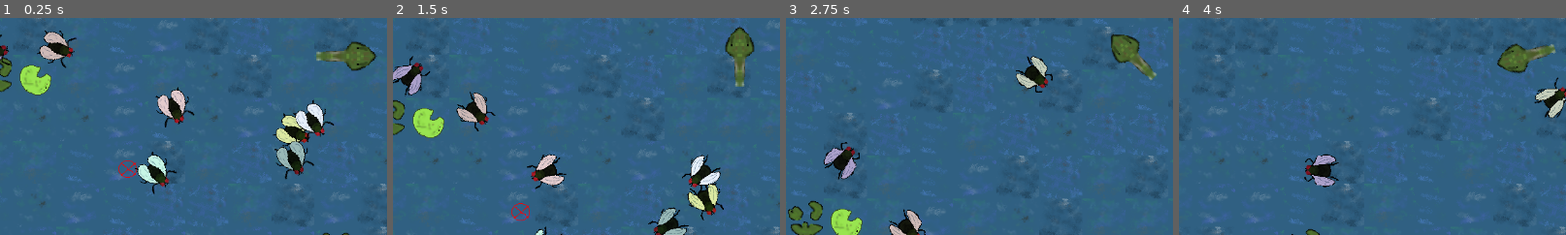
Above: before the commit, frames 1-4 (left to right).
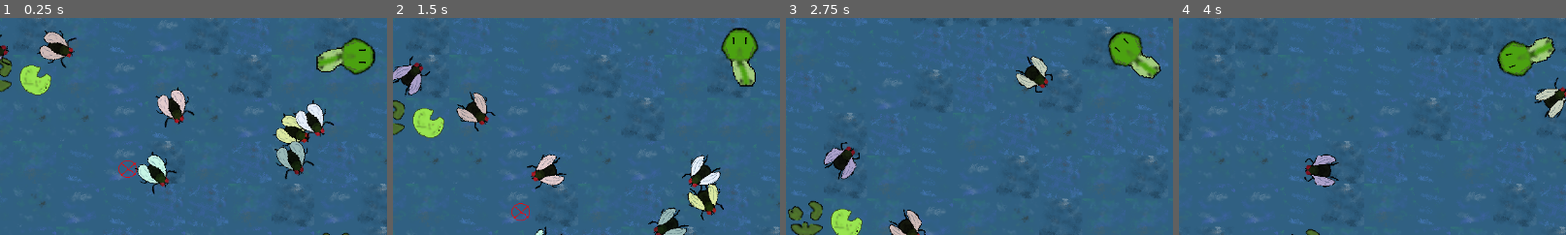
Above: after the commit, the same moments.

Repository: ibricchi/kikkerkoken
Game: Godot game, scene res://swamp.tscn
Same seed, same stepped clock (60 frames per second), same inputs: the game is played once before the commit and once after it.
Inputs:
- Up to frame 1 (0.25 s): no input
- Up to frame 2 (1.5 s): hold W (up) from 0.53 s (still down)
- Up to frame 3 (2.75 s): release W (up) at 2.03 s; hold A (left) from 2.03 s (still down)
- Up to frame 4 (4 s): release A (left) at 3.53 s; hold S (down) from 3.53 s (still down)
The pictures show only the part of the screen within x 5-55%, y 41-91%; the shares and areas given below are measured in that part.

The runs differ from the first frame. In frame 1, 1.8% of the frame differs, in the area x 81-98%, y 8-27%; in frame 2, 1.8%, in the area x 84-95%, y 3-32%; in frame 3, 1.7%; in frame 4, 1.7%.

Commit message:
new tadpole

Diff:
--- a/scenes/player.tscn
+++ b/scenes/player.tscn
@@ -1,22 +1,100 @@
-[gd_scene load_steps=4 format=3 uid="uid://0nit1ug74kh2"]
+[gd_scene load_steps=12 format=3 uid="uid://0nit1ug74kh2"]
 
 [ext_resource type="Script" path="res://scripts/player.gd" id="1_1ddw4"]
-[ext_resource type="Texture2D" uid="uid://b1tjrjsw5mbfd" path="res://assets/tadpole0.png" id="2_1w38y"]
+[ext_resource type="Texture2D" uid="uid://cyxpduslhf4um" path="res://assets/tadpole1anim.png" id="2_43ugr"]
 
 [sub_resource type="CapsuleShape2D" id="CapsuleShape2D_t40hw"]
-radius = 16.0
-height = 67.0
+radius = 11.0
+height = 53.0
+
+[sub_resource type="AtlasTexture" id="AtlasTexture_ydmmo"]
+atlas = ExtResource("2_43ugr")
+region = Rect2(0, 0, 64, 64)
+
+[sub_resource type="AtlasTexture" id="AtlasTexture_i4esd"]
+atlas = ExtResource("2_43ugr")
+region = Rect2(64, 0, 64, 64)
+
+[sub_resource type="AtlasTexture" id="AtlasTexture_w36qt"]
+atlas = ExtResource("2_43ugr")
+region = Rect2(128, 0, 64, 64)
+
+[sub_resource type="AtlasTexture" id="AtlasTexture_ae40j"]
+atlas = ExtResource("2_43ugr")
+region = Rect2(192, 0, 64, 64)
+
+[sub_resource type="AtlasTexture" id="AtlasTexture_w5f84"]
+atlas = ExtResource("2_43ugr")
+region = Rect2(0, 64, 64, 64)
+
+[sub_resource type="AtlasTexture" id="AtlasTexture_rdqx3"]
+atlas = ExtResource("2_43ugr")
+region = Rect2(64, 64, 64, 64)
+
+[sub_resource type="AtlasTexture" id="AtlasTexture_nw1ok"]
+atlas = ExtResource("2_43ugr")
+region = Rect2(128, 64, 64, 64)
+
+[sub_resource type="SpriteFrames" id="SpriteFrames_nr4ay"]
+animations = [{
+"frames": [{
+"duration": 1.0,
+"texture": SubResource("AtlasTexture_ydmmo")
+}, {
+"duration": 1.0,
+"texture": SubResource("AtlasTexture_i4esd")
+}, {
+"duration": 1.0,
+"texture": SubResource("AtlasTexture_w36qt")
+}, {
+"duration": 1.0,
+"texture": SubResource("AtlasTexture_ae40j")
+}, {
+"duration": 1.0,
+"texture": SubResource("AtlasTexture_w36qt")
+}, {
+"duration": 1.0,
+"texture": SubResource("AtlasTexture_i4esd")
+}, {
+"duration": 1.0,
+"texture": SubResource("AtlasTexture_ydmmo")
+}, {
+"duration": 1.0,
+"texture": SubResource("AtlasTexture_w5f84")
+}, {
+"duration": 1.0,
+"texture": SubResource("AtlasTexture_rdqx3")
+}, {
+"duration": 1.0,
+"texture": SubResource("AtlasTexture_nw1ok")
+}, {
+"duration": 1.0,
+"texture": SubResource("AtlasTexture_rdqx3")
+}, {
+"duration": 1.0,
+"texture": SubResource("AtlasTexture_w5f84")
+}, {
+"duration": 1.0,
+"texture": SubResource("AtlasTexture_ydmmo")
+}],
+"loop": true,
+"name": &"swim",
+"speed": 10.0
+}]
 
 [node name="player" type="CharacterBody2D"]
 motion_mode = 1
 script = ExtResource("1_1ddw4")
 
-[node name="Icon" type="Sprite2D" parent="."]
-texture = ExtResource("2_1w38y")
-
 [node name="CollisionShape2D" type="CollisionShape2D" parent="."]
-position = Vector2(-2.5, 0)
+position = Vector2(5, 0)
 rotation = 1.5708
 shape = SubResource("CapsuleShape2D_t40hw")
 
 [node name="camera" type="Camera2D" parent="."]
+
+[node name="AnimatedSprite2D" type="AnimatedSprite2D" parent="."]
+sprite_frames = SubResource("SpriteFrames_nr4ay")
+animation = &"swim"
+autoplay = "swim"
+frame_progress = 0.124394
Binary file added: assets/tadpole1anim.png
Not shown, added: assets/tadpole1anim.png.import
